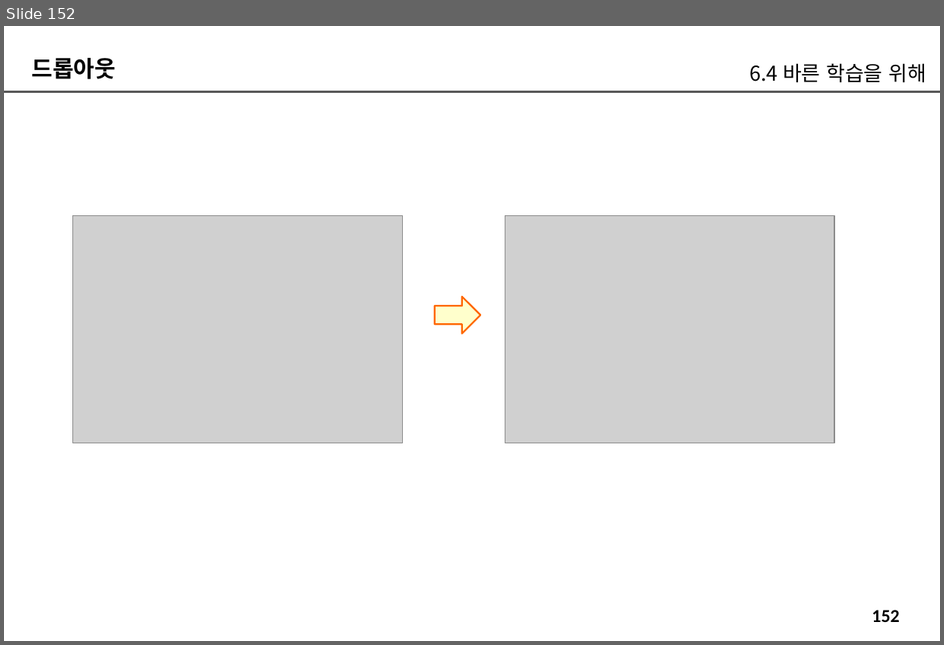
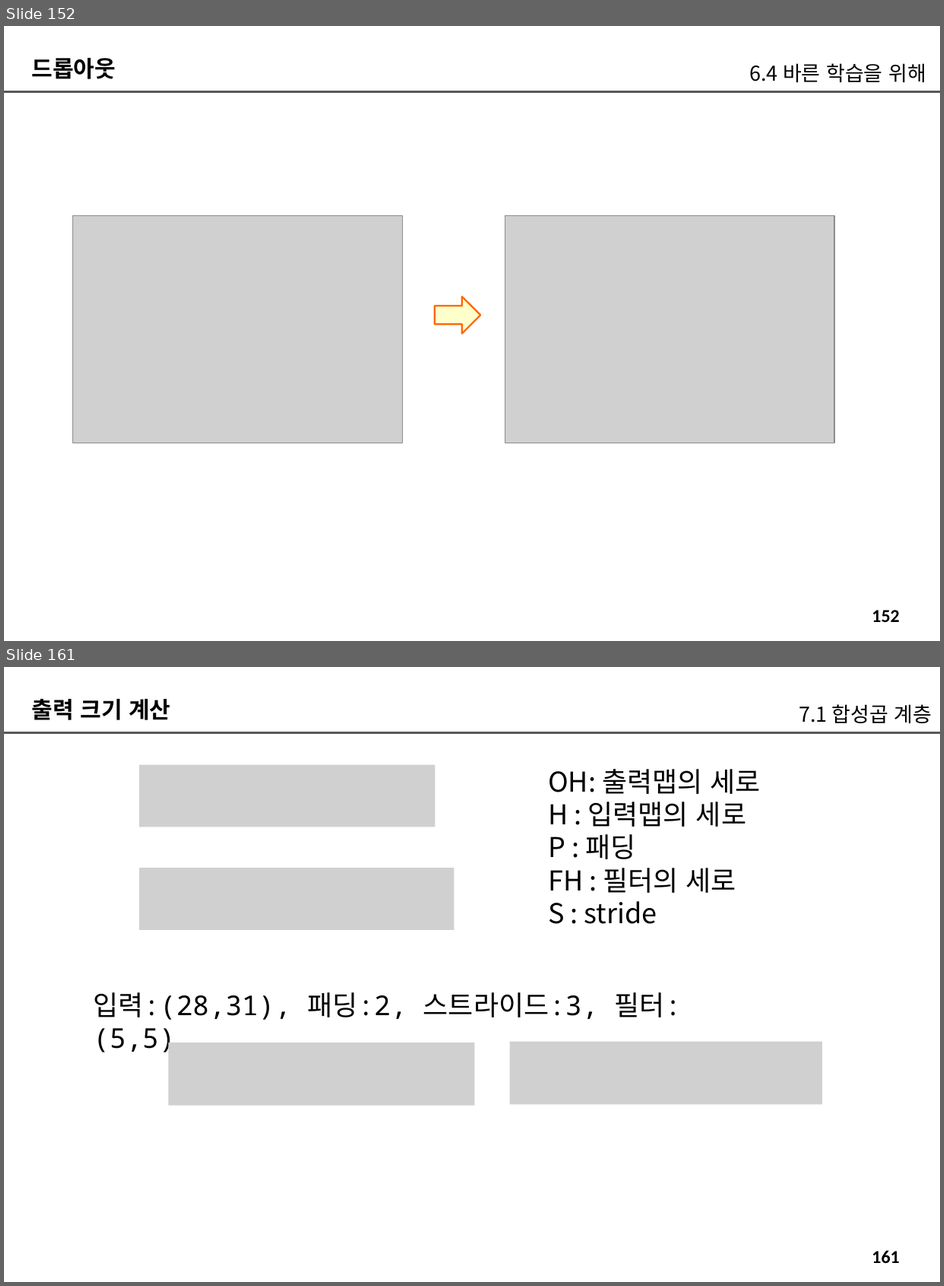
Before and after one commit to imguru-mooc/deep_learning_nlp, a slide deck: 인공지능_자연어처리_2_판서.pptx. Shown one above the other, each under a label of ours: slide 152 before the commit, slides 152 and 161 after it; the slides between them are not shown. The pictures are 944x645 and 944x1286 pixels, drawn with LibreOffice and Linux fonts; fonts in the diff are those of the drawing; grey boxes stand for pictures. Boxes give left, top, right and bottom in pixels: in the first picture for what was removed or moved away, otherwise in the second. Text is boxed around its words. In the diff, an @@ line names an element or a change of style, - is before the commit and + after.

```diff
--- a/인공지능_자연어처리_2_판서.pptx
+++ b/인공지능_자연어처리_2_판서.pptx
@@ slide 161 added at box(4, 667, 940, 1282), background #FFFFFF; not listed: 2 template elements that a slide beside it also shows @@
@@ text added at box(32, 699, 170, 720), 20 pt, text #000000, bold @@
+출력 크기 계산
@@ text added at box(799, 704, 933, 723), 18 pt, text #000000 @@
+7.1 합성곱 계층
@@ picture added at box(139, 764, 435, 827) @@
@@ text added at box(548, 769, 761, 924), 24 pt, text #000000 @@
+OH: 출력맵의 세로
+H : 입력맵의 세로
+P : 패딩
+FH : 필터의 세로
+S : stride
@@ picture added at box(139, 868, 454, 930) @@
@@ text added at box(93, 992, 682, 1056), 24 pt, text #000000 @@
+입력:(28,31), 패딩:2, 스트라이드:3, 필터:(5,5)
@@ picture added at box(168, 1042, 474, 1106) @@
@@ picture added at box(510, 1042, 823, 1105) @@
```
Also in this commit, not shown: 3 slides changed, 15 other slides added.
